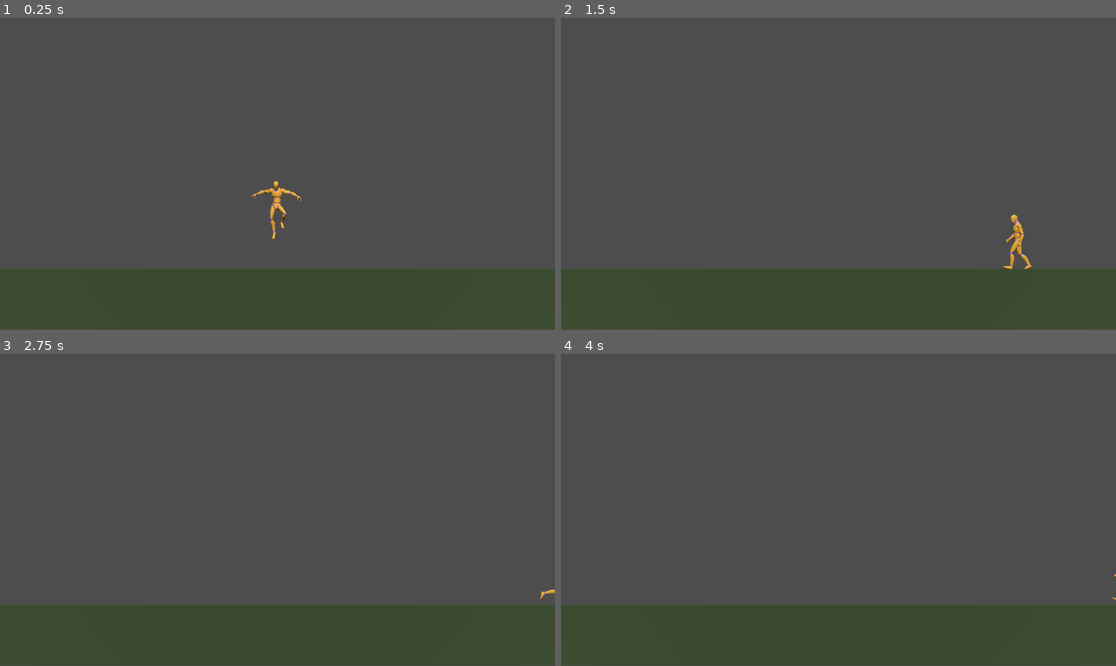
Above: before the commit, frames 1-4 (two rows, left to right).
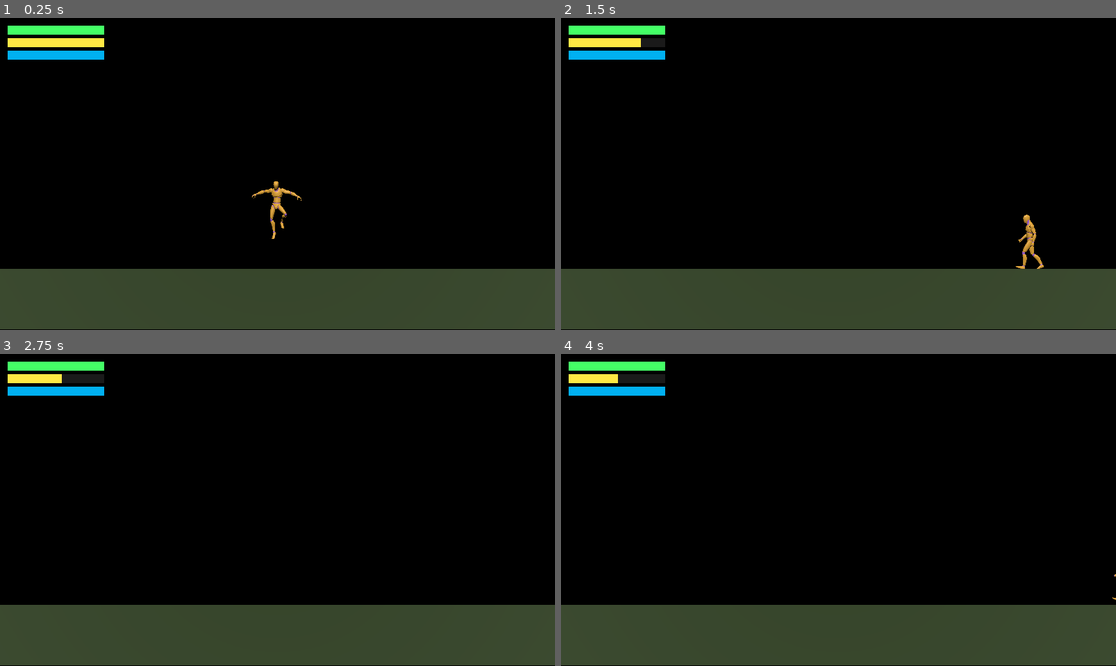
Above: after the commit, the same moments.

Repository: eltom1/Lone-Orbit
Game: Godot game, scene res://mundo.tscn
Two runs of this game, one before a commit and one after it. Both use one fixed random seed, a clock stepped at 60 frames per second and the inputs below.
Inputs:
- Up to frame 1 (0.25 s): no input
- Up to frame 2 (1.5 s): hold D (RIGHT) 0.53-1.28 s; hold Shift (SHIFT) 0.53-1.28 s; hold A (LEFT) from 1.28 s (still down); tap Ctrl (CTRL) at 1.35 s
- Up to frame 3 (2.75 s): tap Shift (SHIFT) at 1.55 s; release A (LEFT) at 2.03 s; hold D (RIGHT) from 2.03 s (still down); hold Shift (SHIFT) from 2.03 s (still down)
- Up to frame 4 (4 s): release Shift (SHIFT) at 2.78 s; tap Space (SPACE) at 2.85 s; tap Shift (SHIFT) at 3.05 s; tap Enter at 3.5 s; release D (RIGHT) at 3.53 s; hold A (LEFT) from 3.53 s (still down); hold Shift (SHIFT) from 3.53 s (still down)

The runs differ from the first frame. In frame 1, 80% of the frame differs, in the area x 0-100%, y 0-100%; in frame 2, 81%; in frame 3, 81%; in frame 4, 81%.

Commit message:
nuevo hud

Diff:
--- /dev/null
+++ b/hud.gd
@@ -0,0 +1,33 @@
+extends Control
+
+@export var vida_max: float = 100.0
+@export var estamina_max: float = 100.0
+
+var vida_actual: float = 100.0
+var estamina_actual: float = 100.0
+
+const ANCHO_MAX = 200.0
+const VELOCIDAD_RECARGA = 25.0
+const VELOCIDAD_GASTO = 40.0
+
+@onready var barra_vida = $BarraVida
+@onready var barra_estamina = $BarraEstamina
+
+func _ready():
+	actualizar_barra(barra_vida, vida_actual, vida_max)
+	actualizar_barra(barra_estamina, estamina_actual, estamina_max)
+
+func _process(delta):
+	if Input.is_action_pressed("SHIFT") and estamina_actual > 0:
+		estamina_actual = max(0.0, estamina_actual - VELOCIDAD_GASTO * delta)
+	elif not Input.is_action_pressed("SHIFT"):
+		estamina_actual = min(estamina_max, estamina_actual + VELOCIDAD_RECARGA * delta)
+
+	actualizar_barra(barra_estamina, estamina_actual, estamina_max)
+
+func set_vida(valor: float):
+	vida_actual = clamp(valor, 0.0, vida_max)
+	actualizar_barra(barra_vida, vida_actual, vida_max)
+
+func actualizar_barra(barra: ColorRect, actual: float, maximo: float):
+	barra.size.x = ANCHO_MAX * (actual / maximo)
--- a/jugador.gd
+++ b/jugador.gd
@@ -1,6 +1,6 @@
 extends CharacterBody3D
 
-const VELOCIDAD = 5.0
+const VELOCIDAD = 3.0
 const VELOCIDAD_CORRIENDO = 9.0
 const GRAVEDAD = -20.0
 const FUERZA_SALTO = 8.0
@@ -8,11 +8,13 @@
 @onready var anim = $UAL1_Standard/AnimationPlayer
 
 func _physics_process(delta):
-	var corriendo = Input.is_action_pressed("SHIFT")
+	var hud = get_tree().get_first_node_in_group("hud")
+	print("hud: ", hud, " estamina: ", hud.estamina_actual if hud else "NULL")
+	var tiene_estamina = true if hud == null else hud.estamina_actual > 0
+	var corriendo = Input.is_action_pressed("SHIFT") and tiene_estamina
 	var agachado = Input.is_action_pressed("CTRL") and is_on_floor()
 	var vel_objetivo = VELOCIDAD_CORRIENDO if corriendo else VELOCIDAD
 
-	# movimiento en X
 	if Input.is_action_pressed("RIGHT"):
 		velocity.x = vel_objetivo
 		$UAL1_Standard.rotation.y = PI / 2
@@ -22,17 +24,14 @@
 	else:
 		velocity.x = move_toward(velocity.x, 0, vel_objetivo)
 
-	# gravedad
 	if not is_on_floor():
 		velocity.y += GRAVEDAD * delta
 
-	# salto
 	if Input.is_action_just_pressed("SPACE") and is_on_floor() and not agachado:
 		velocity.y = FUERZA_SALTO
 
 	move_and_slide()
 
-	# animaciones
 	var mov_x = abs(velocity.x) > 0.1
 
 	if agachado:
--- a/mundo.tscn
+++ b/mundo.tscn
@@ -1,13 +1,15 @@
 [gd_scene format=3 uid="uid://ctt6m22v5dxiy"]
 
-[ext_resource type="PackedScene" uid="uid://g24624f8v5uv" path="res://UAL1_Standard.glb" id="1_6ba58"]
+[ext_resource type="PackedScene" uid="uid://g24624f8v5uv" path="res://UAL1_standard.glb" id="1_6ba58"]
 [ext_resource type="Script" uid="uid://0iltyow0xnnh" path="res://jugador.gd" id="1_lgngo"]
+[ext_resource type="Script" uid="uid://cpdjk8anjlpbh" path="res://hud.gd" id="3_fw4w5"]
 
-[sub_resource type="Sky" id="Sky_lgngo"]
+[sub_resource type="Sky" id="Sky_fw4w5"]
 
 [sub_resource type="Environment" id="Environment_fw4w5"]
-sky = SubResource("Sky_lgngo")
-sky_custom_fov = 44.0
+background_mode = 2
+sky = SubResource("Sky_fw4w5")
+sky_custom_fov = 10.6
 
 [sub_resource type="CapsuleShape3D" id="CapsuleShape3D_fw4w5"]
 
@@ -31,29 +33,84 @@
 [node name="WorldEnvironment" type="WorldEnvironment" parent="." unique_id=638239455]
 environment = SubResource("Environment_fw4w5")
 
-[node name="CharacterBody3D" type="CharacterBody3D" parent="." unique_id=169327904]
+[node name="Pj" type="CharacterBody3D" parent="." unique_id=169327904]
 script = ExtResource("1_lgngo")
 metadata/_edit_group_ = true
 
-[node name="CollisionShape3D" type="CollisionShape3D" parent="CharacterBody3D" unique_id=2052146526]
+[node name="CollisionShape3D" type="CollisionShape3D" parent="Pj" unique_id=2052146526]
 transform = Transform3D(1, 0, 0, 0, 1, 0, 0, 0, 1, 0, 1.6958127, 0)
 shape = SubResource("CapsuleShape3D_fw4w5")
 
-[node name="UAL1_Standard" parent="CharacterBody3D" unique_id=210078106 instance=ExtResource("1_6ba58")]
+[node name="UAL1_Standard" parent="Pj" unique_id=232345300 instance=ExtResource("1_6ba58")]
 transform = Transform3D(1, 0, 0, 0, 1, 0, 0, 0, 1, 0, 0.706166, 0)
 
-[node name="StaticBody3D" type="StaticBody3D" parent="." unique_id=2015797250]
+[node name="Piso" type="StaticBody3D" parent="." unique_id=2015797250]
 transform = Transform3D(1, 0, 0, 0, 1, 0, 0, 0, 1, 0.12855816, -1.4912779, 0)
 
-[node name="CollisionShape3D" type="CollisionShape3D" parent="StaticBody3D" unique_id=86818897]
+[node name="CollisionShape3D" type="CollisionShape3D" parent="Piso" unique_id=86818897]
 transform = Transform3D(1, 0, 0, 0, 1, 0, 0, 0, 1, 0.14720154, -0.53234863, 0)
 shape = SubResource("BoxShape3D_lgngo")
 
-[node name="MeshInstance3D" type="MeshInstance3D" parent="StaticBody3D" unique_id=885047548]
+[node name="MeshInstance3D" type="MeshInstance3D" parent="Piso" unique_id=885047548]
 transform = Transform3D(0.7410265, 0, 0, 0, 19.369946, 0, 0, 0, 1, 0, -0.5250101, -14.449028)
 mesh = SubResource("BoxMesh_otwa2")
 
-[node name="CAMARA 2D" type="Camera3D" parent="." unique_id=379018118]
+[node name="Camara2d" type="Camera3D" parent="." unique_id=379018118]
 transform = Transform3D(1, 0, 0, 0, 1, 0, 0, 0, 1, 0, 2, 10)
 projection = 1
 size = 10.0
+
+[node name="Hud" type="Control" parent="." unique_id=536797767 groups=["hud"]]
+layout_mode = 3
+anchors_preset = 0
+offset_right = 40.0
+offset_bottom = 40.0
+script = ExtResource("3_fw4w5")
+
+[node name="SinVida" type="ColorRect" parent="Hud" unique_id=1301237183]
+layout_mode = 0
+offset_left = 16.0
+offset_top = 16.0
+offset_right = 216.0
+offset_bottom = 34.0
+color = Color(0.103743516, 0.10374353, 0.103743516, 1)
+
+[node name="BarraVida" type="ColorRect" parent="Hud" unique_id=33267321]
+layout_mode = 0
+offset_left = 16.0
+offset_top = 16.0
+offset_right = 216.0
+offset_bottom = 34.0
+color = Color(0.26666668, 1, 0.4, 1)
+
+[node name="SinEstamina" type="ColorRect" parent="Hud" unique_id=944184848]
+layout_mode = 0
+offset_left = 16.0
+offset_top = 42.0
+offset_right = 216.0
+offset_bottom = 60.0
+color = Color(0.103743516, 0.10374353, 0.103743516, 1)
+
+[node name="BarraEstamina" type="ColorRect" parent="Hud" unique_id=802382794]
+layout_mode = 0
+offset_left = 16.0
+offset_top = 42.0
+offset_right = 216.0
+offset_bottom = 60.0
+color = Color(1, 0.9098039, 0.26666668, 1)
+
+[node name="SinOxigeno" type="ColorRect" parent="Hud" unique_id=1627417134]
+layout_mode = 0
+offset_left = 16.0
+offset_top = 68.0
+offset_right = 216.0
+offset_bottom = 86.0
+color = Color(0.103743516, 0.10374353, 0.103743516, 1)
+
+[node name="BarraOxigeno" type="ColorRect" parent="Hud" unique_id=526970789]
+layout_mode = 0
+offset_left = 16.0
+offset_top = 68.0
+offset_right = 216.0
+offset_bottom = 86.0
+color = Color(5.583167e-06, 0.69118947, 0.9461009, 1)
